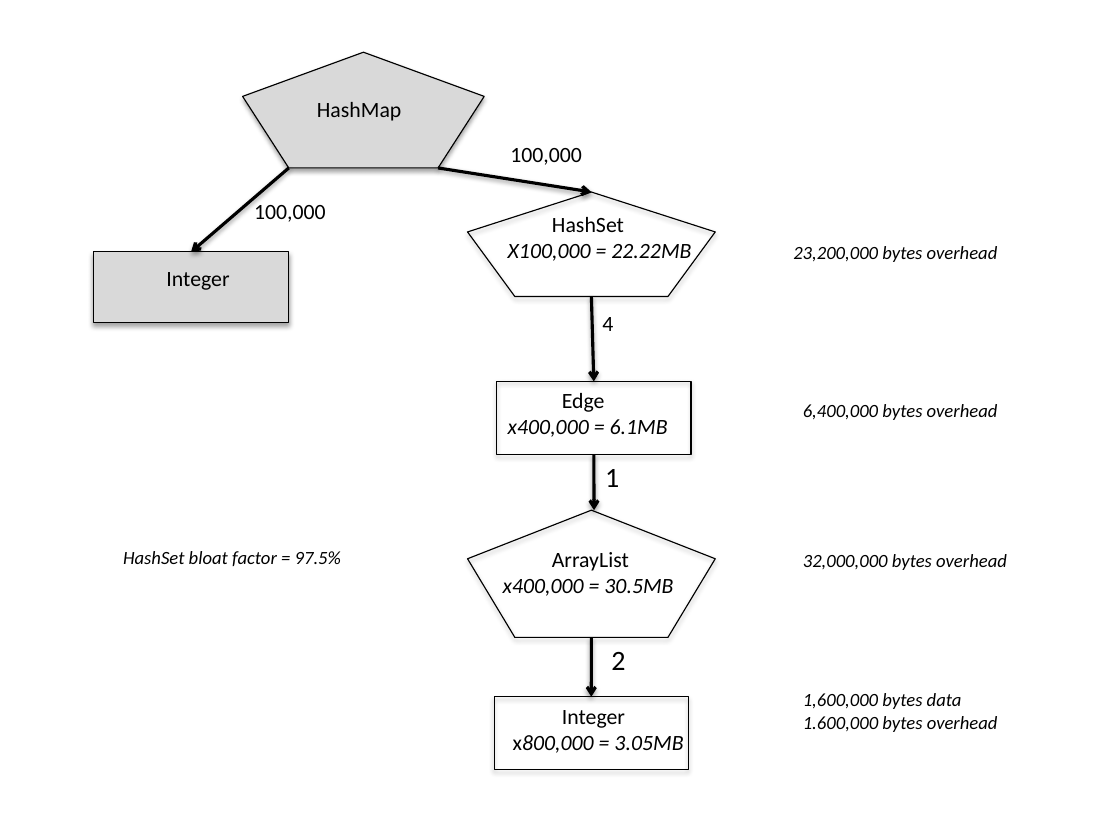
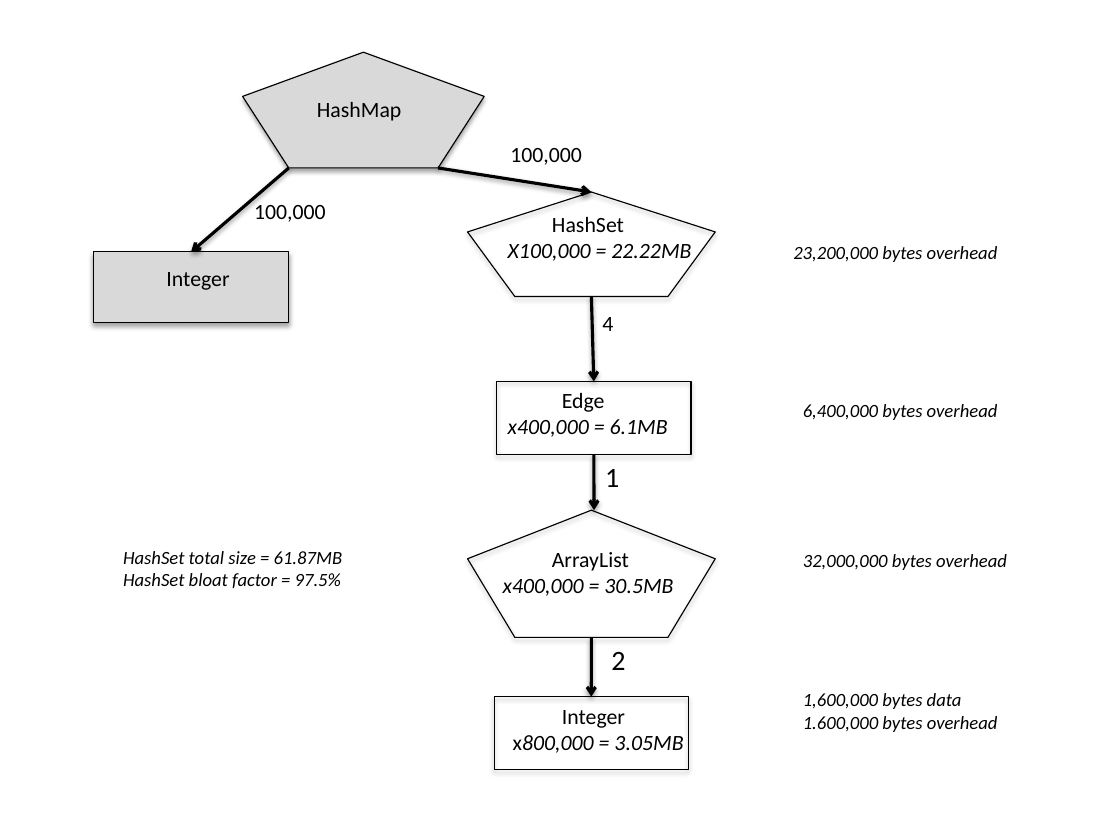
Before and after one commit to TheRuncibleTuner/bloatbook, a slide deck: slide 1 of part3/Figures/graph-hashset.pptx. Drawn at 1120x840 pixels with LibreOffice and Linux fonts; fonts in the diff are those of the drawing. Boxes give left, top, right and bottom in pixels: in the first picture for what was removed or moved away, otherwise in the second. Text is boxed around its words. In the diff, an @@ line names an element or a change of style, - is before the commit and + after.

```diff
--- a/part3/Figures/graph-hashset.pptx
+++ b/part3/Figures/graph-hashset.pptx
@@ text at (123, 551, 343, 564): paragraph added @@
+HashSet total size = 61.87MB
```
Also in this commit, not shown: 9 other files.
